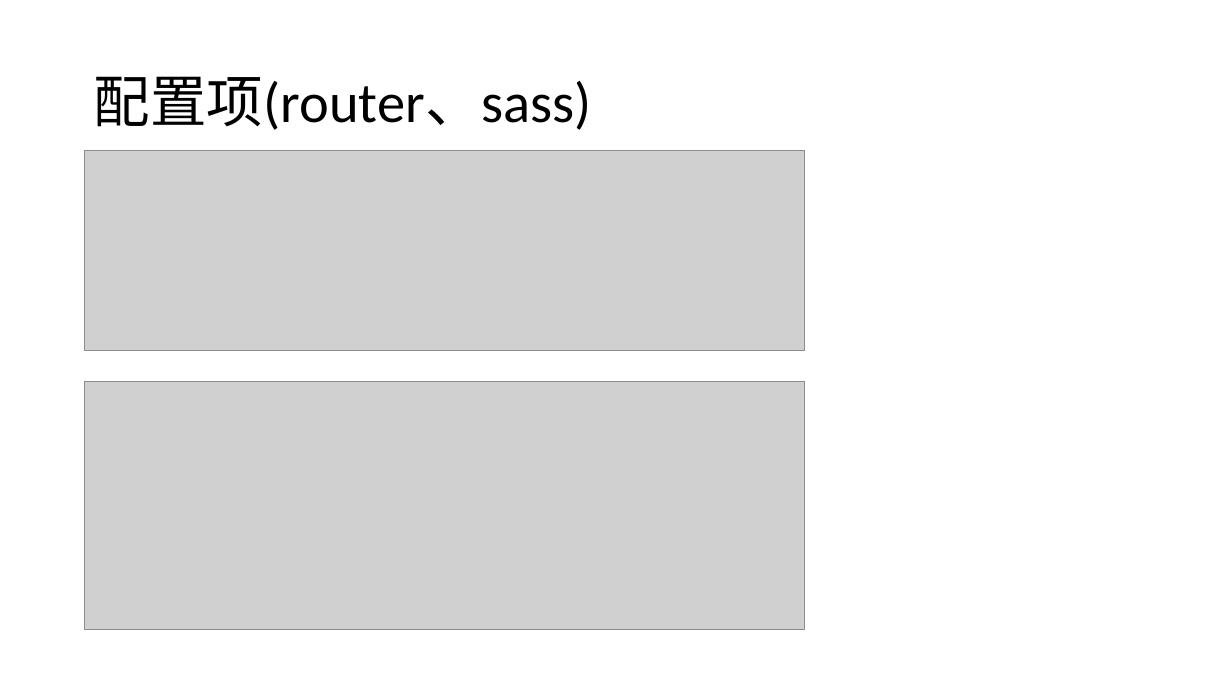
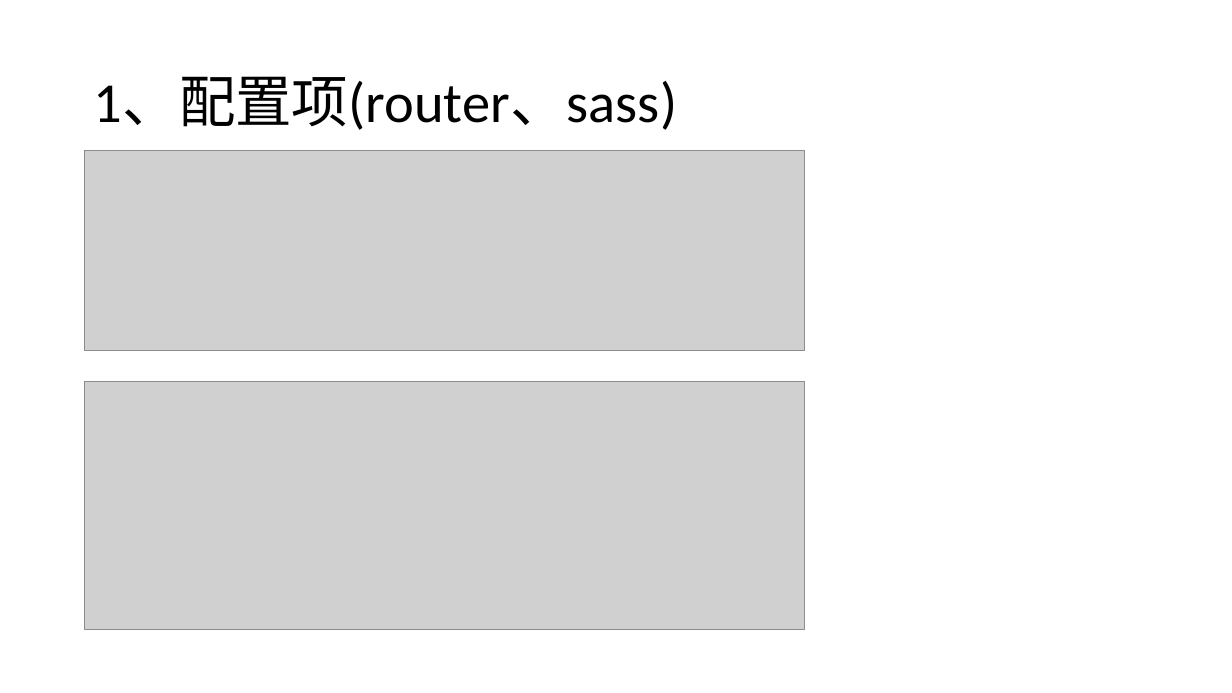
Before and after one commit to liwenxin-jam/vuecli3-starter, a slide deck: slide 4 of doc/vue-cli3.pptx (slide 3 before the commit). Drawn at 1232x693 pixels with LibreOffice and Linux fonts; fonts in the diff are those of the drawing; grey boxes stand for pictures. Boxes give left, top, right and bottom in pixels: in the first picture for what was removed or moved away, otherwise in the second. Text is boxed around its words. In the diff, an @@ line names an element or a change of style, - is before the commit and + after.

```diff
--- a/doc/vue-cli3.pptx
+++ b/doc/vue-cli3.pptx
@@ title at (94, 76, 677, 130): text changed @@
-配置项(router、sass)
+1、配置项(router、sass)
```
Also in this commit, not shown: 13 other slides changed, 3 slides added, 6 other files.
